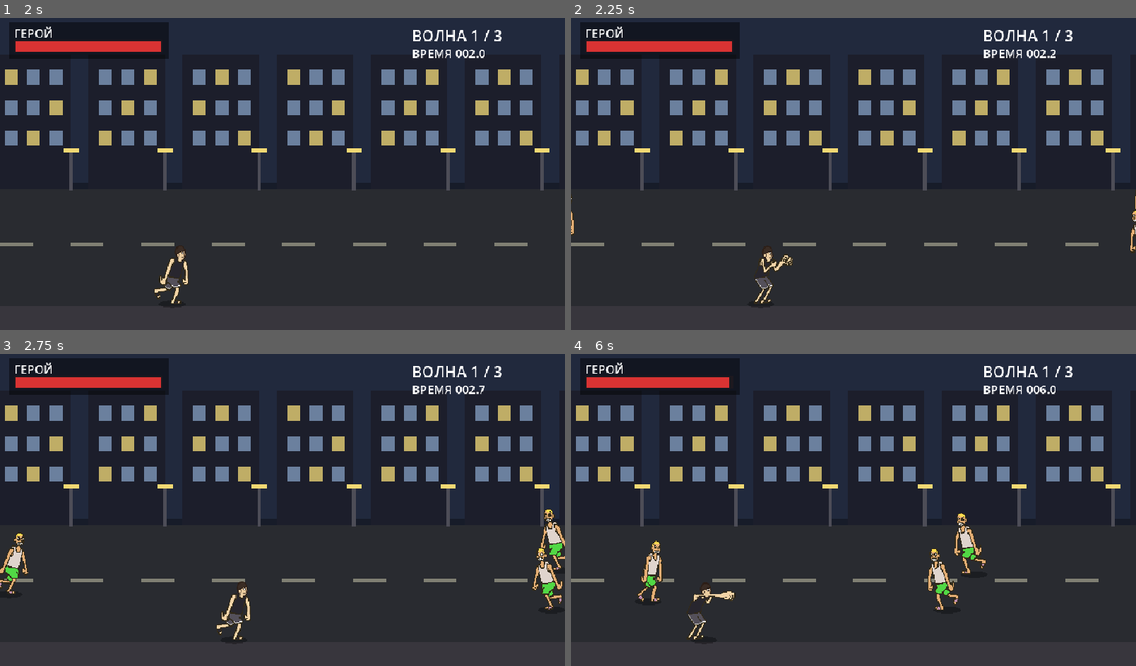
Above: before the commit, frames 1-4 (two rows, left to right).
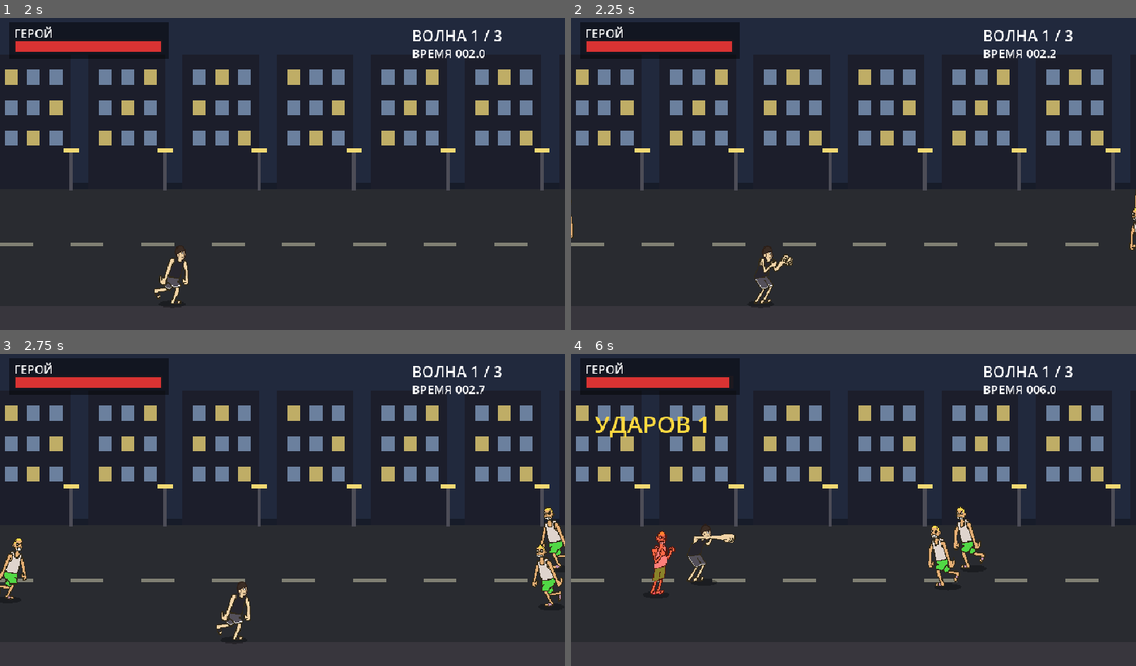
Above: after the commit, the same moments.

Repository: Kirtus228/zombie-beat
Game: Godot game, scene res://main.tscn
Same seed, same stepped clock (60 frames per second), same inputs: the game is played once before the commit and once after it.
Inputs:
- Up to frame 1 (2 s): tap Enter at 0.5 s; hold D (move_right) 0.53-1.28 s; tap J (attack) at 0.6, 1.35 s; hold S (move_down) from 1.28 s (still down)
- Up to frame 2 (2.25 s): release S (move_down) at 2.03 s; hold D (move_right) from 2.03 s (still down); tap J (attack) at 2.1 s
- Up to frame 3 (2.75 s): keep holding D (move_right)
- Up to frame 4 (6 s): release D (move_right) at 2.78 s; hold W (move_up) 2.78-3.53 s; tap J (attack) every 0.75 s from 2.85 to 5.85 s; hold A (move_left) 3.53-5.03 s; hold S (move_down) 5.03-5.78 s; hold D (move_right) from 5.78 s (still down)

Frame 1 is identical in both runs. In frame 2, less than 0.1% of the frame differs, in the area x 0-100%, y 56-75%; in frame 3, 0.8%; in frame 4, 2.6%, in the area x 4-74%, y 20-92%.

Commit message:
fight: windup before strike, no enemy pushing, depth-lane hits, flanking (tasks #001-#004)

Diff:
--- a/scripts/main.gd
+++ b/scripts/main.gd
@@ -15,6 +15,11 @@
 const PLAYER_HP := 280
 const ZOMBIE_HP := 90   # ~8 ударов по 12: успевает упасть серией и встать, потом добивается   # враг теперь падает только с пятого удара — бой длиннее, HP поднят
 const ZOMBIE_ATK_CD := 1.0
+# Замах врага перед ударом (#001): враг подходит, стоит и только потом бьёт.
+# Свой разброс — иначе толпа бьёт синхронно, как метроном.
+const WINDUP_MIN := 0.45
+const WINDUP_MAX := 0.9
+const MAX_WINDUP := 2   # одновременно готовятся не больше двух
 # Четыре места вокруг героя: слева, справа, за спиной, перед ним.
 # Четыре места: по два с каждого бока, на разной глубине. Никто не встаёт
 # прямо перед героем — иначе его тело накрывает героя и это читается как слипание.
@@ -281,7 +286,13 @@
 	last_hit_n = 0
 	if targets.is_empty():
 		return
+	# Сначала те, кто ближе по глубине: удар не должен задевать две разные
+	# полосы сразу (#004). Внутри полосы — по расстоянию.
 	targets.sort_custom(func(a, b):
+		var da: float = absf(a.position.y - player.position.y)
+		var db: float = absf(b.position.y - player.position.y)
+		if absf(da - db) > 6.0:
+			return da < db
 		return absf(a.position.x - player.position.x) < absf(b.position.x - player.position.x)
 	)
 	var n: int = mini(MAX_HIT_TARGETS, targets.size())
@@ -301,9 +312,19 @@
 	for e in enemies:
 		if e.dead:
 			continue
-		# оглушённый или лежащий не идёт к своему месту и не бьёт
+		# оглушённый или лежащий не идёт к своему месту и не бьёт; замах сорван
 		if e.stun > 0.0 or e.knocked:
+			e.set_meta("windup", 0.0)
 			e.move_by(Vector2.ZERO)
+			continue
+		# замах: враг стоит на месте и готовится, а не напирает (#001)
+		var windup: float = float(e.get_meta("windup", 0.0))
+		if windup > 0.0:
+			windup = maxf(0.0, windup - delta)
+			e.set_meta("windup", windup)
+			e.move_by(Vector2.ZERO)
+			if windup <= 0.0:
+				_enemy_strike(e)
 			continue
 		var slot: int = int(e.get_meta("slot", -1))
 		if slot < 0:
@@ -322,9 +343,10 @@
 		if a.dead:
 			continue
 		if not player.dead:
-			# герой тяжёлый: его почти не сдвигают, отлетает враг — иначе толпа
-			# расталкивает игрока по всему экрану без всякого ввода
-			_resolve_overlap(a, player, BODY_RX, BODY_RY, 0.9, 0.1)
+			# Врага продавить нельзя (#002): двигается только сам герой, враг
+			# стоит на месте. Иначе ГГ толкал тело перед собой и бил неуязвимую
+			# цель, которая «уезжала» вместе с ударом.
+			_resolve_overlap(a, player, BODY_RX, BODY_RY, 0.0, 1.0)
 		for j in range(i + 1, enemies.size()):
 			var b: Node2D = enemies[j]
 			if b.dead:
@@ -345,9 +367,17 @@
 	# урон не проходит, а кулдаун сгорает — и толпа почти не наносит урона
 	if player.invuln > 0.0:
 		return
+	var busy := 0
+	for e in enemies:
+		if not e.dead and float(e.get_meta("windup", 0.0)) > 0.0:
+			busy += 1
+	if busy >= MAX_WINDUP:
+		return
 	var ready: Array[Node2D] = []
 	for e in enemies:
 		if e.dead or e.knocked or e.stun > 0.0 or int(e.get_meta("slot", -1)) < 0 or e.attack_cd > 0.0:
+			continue
+		if float(e.get_meta("windup", 0.0)) > 0.0:
 			continue
 		# право удара — по факту «в зоне», а не по точному достижению точки:
 		# разведение и движение героя не дают встать в точку с точностью до 3 px
@@ -359,12 +389,25 @@
 	if ready.is_empty():
 		return
 	ready.sort_custom(func(x, y): return int(x.get_meta("arrived_at", 0)) < int(y.get_meta("arrived_at", 0)))
+	# Не бьём сразу: даём герою окно уйти из зоны и запускаем замах.
 	var striker: Node2D = ready[0]
-	striker.try_attack()
-	attacker = striker
+	striker.set_meta("windup", randf_range(WINDUP_MIN, WINDUP_MAX))
+	strike_lock = STRIKE_GAP
+
+# Удар в конце замаха: если герой успел выйти из зоны — это промах (#001).
+func _enemy_strike(e: Node2D) -> void:
+	if player.dead or e.dead or e.stun > 0.0 or e.knocked:
+		return
+	if player.invuln > 0.0:
+		return
+	if absf(player.position.x - e.position.x) > REACH_X or absf(player.position.y - e.position.y) > REACH_Y:
+		return
+	if not e.try_attack():
+		return
+	attacker = e
 	strike_lock = STRIKE_GAP
 	_spawn_fx(player.position)
-	player.take_hit(ZOMBIE_DAMAGE, int(signf(player.position.x - striker.position.x)))
+	player.take_hit(ZOMBIE_DAMAGE, int(signf(player.position.x - e.position.x)))
 
 func _slot_taken(slot: int, except: Node2D) -> bool:
 	for e in enemies:
@@ -377,7 +420,12 @@
 func _claim_slot(e: Node2D) -> int:
 	# сначала места на своей стороне, потом на противоположной — чтобы не идти сквозь героя
 	# 0,1 — левая сторона; 2,3 — правая. Сначала свои места, потом чужие.
-	var own: int = 1 if e.position.x >= player.position.x else 0
+	var own: int
+	if player.state == "punch1" or player.state == "punch2":
+		# герой замахнулся: враг обходит и встаёт со стороны спины (#003)
+		own = 0 if player.facing > 0 else 1
+	else:
+		own = 1 if e.position.x >= player.position.x else 0
 	var other: int = 1 - own
 	for s in [own * 2, own * 2 + 1, other * 2, other * 2 + 1]:
 		if not _slot_taken(int(s), e):
--- /dev/null
+++ b/tools/test_fight_rules.gd
@@ -0,0 +1,82 @@
+extends SceneTree
+# Проверка правил боя (#001/#002/#004) без запуска сцены.
+
+func _init() -> void:
+	var F = load("res://scripts/fighter.gd")
+	var Main = load("res://scripts/main.gd")
+	var m = Main.new()
+	var fails := 0
+
+	# не кладём в дерево: в _init() у SceneTree ещё нет root
+	m.world = Node2D.new()
+
+	m.player = F.new()
+	m.player.configure(150.0, 280, 12, false)
+	m.player.position = Vector2(400, 400)
+
+	# --- #002: врага продавить нельзя, двигается только игрок
+	var e1 = F.new()
+	e1.configure(90.0, 90, 5, true)
+	e1.position = Vector2(360, 400)
+	var bx: float = e1.position.x
+	m._resolve_overlap(e1, m.player, 64.0, 24.0, 0.0, 1.0)
+	if absf(e1.position.x - bx) > 0.01:
+		print("FAIL #002: враг сдвинулся на %.2f" % (e1.position.x - bx)); fails += 1
+	if m.player.position.x <= 400.0:
+		print("FAIL #002: игрока не вытолкнуло"); fails += 1
+
+	m.player.position = Vector2(400, 400)
+
+	# --- #004: один удар задевает не больше двух, ближайших по глубине
+	var group: Array[Node2D] = []
+	for dy in [0.0, 12.0, 24.0]:
+		var e = F.new()
+		e.configure(90.0, 90, 5, true)
+		e.position = Vector2(460, 400 + dy)
+		e.set_meta("slot", 0)
+		m.world.add_child(e)
+		group.append(e)
+	m.enemies = group
+	m.player.facing = 1
+	m._resolve_player_hit()
+	if m.last_hit_n != 2:
+		print("FAIL #004: удар задел %d целей вместо 2" % m.last_hit_n); fails += 1
+
+	# --- #001: мгновенного удара нет — сначала замах
+	var empty: Array[Node2D] = []
+	m.enemies = empty
+	var e2 = F.new()
+	e2.configure(90.0, 90, 5, true)
+	e2.position = Vector2(450, 400)
+	e2.set_meta("slot", 0)
+	m.world.add_child(e2)
+	var one: Array[Node2D] = [e2]
+	m.enemies = one
+	m.player.hp = 280
+	m.player.invuln = 0.0
+	m.strike_lock = 0.0
+	m._update_enemies(0.016)
+	if m.player.hp != 280:
+		print("FAIL #001: урон пришёл в кадре начала замаха (hp=%d)" % m.player.hp); fails += 1
+	if float(e2.get_meta("windup", 0.0)) <= 0.0:
+		print("FAIL #001: замах не начался"); fails += 1
+
+	# --- #001: урон в конце замаха только если герой в зоне
+	m.player.hp = 280
+	m.player.invuln = 0.0
+	m._enemy_strike(e2)
+	if m.player.hp != 275:
+		print("FAIL #001: удар в зоне не прошёл (hp=%d)" % m.player.hp); fails += 1
+
+	m.player.hp = 280
+	m.player.invuln = 0.0
+	e2.attack_cd = 0.0
+	e2.position = Vector2(450, 470)
+	m._enemy_strike(e2)
+	if m.player.hp != 280:
+		print("FAIL #001: удар прошёл вне зоны (hp=%d)" % m.player.hp); fails += 1
+
+	print("fails=%d" % fails)
+	if fails == 0:
+		print("OK: замах вместо мгновенного удара, враг не продавливается, удар задевает не больше двух")
+	quit(1 if fails > 0 else 0)
Not shown, added: docs/index.apple-touch-icon.png.import
Not shown, added: docs/index.icon.png.import
Not shown, added: docs/index.png.import
Not shown, changed: docs/version.txt
Not shown, added: tools/test_fight_rules.gd.uid
Not shown, changed: PLAN.md
Not shown, changed: docs/index.pck
